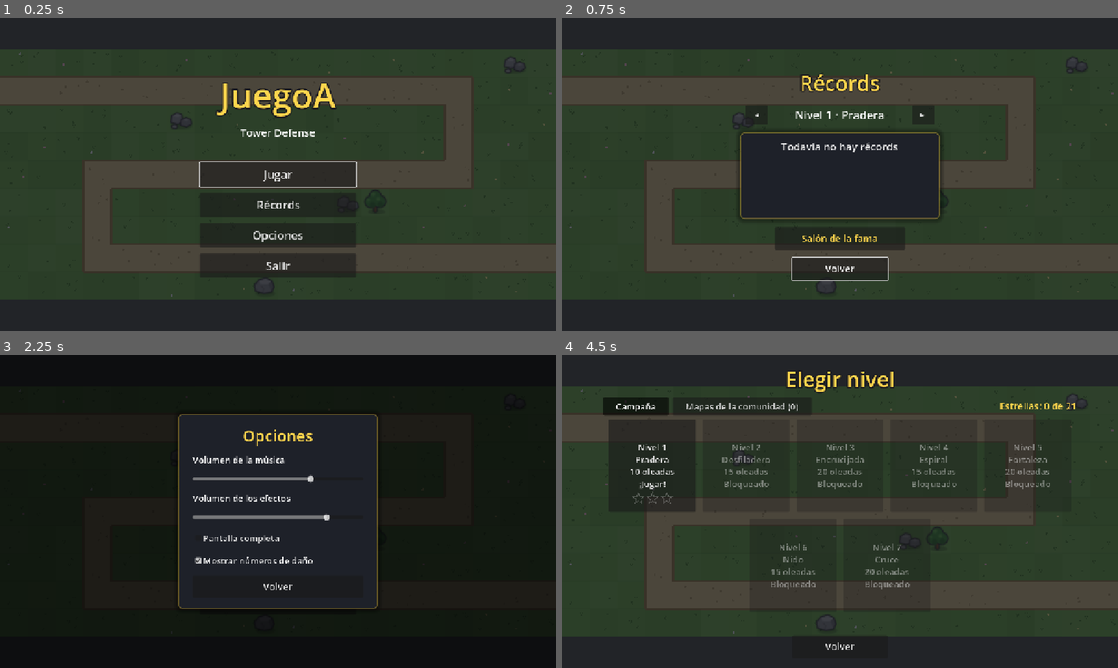
Above: before the commit, frames 1-4 (two rows, left to right).
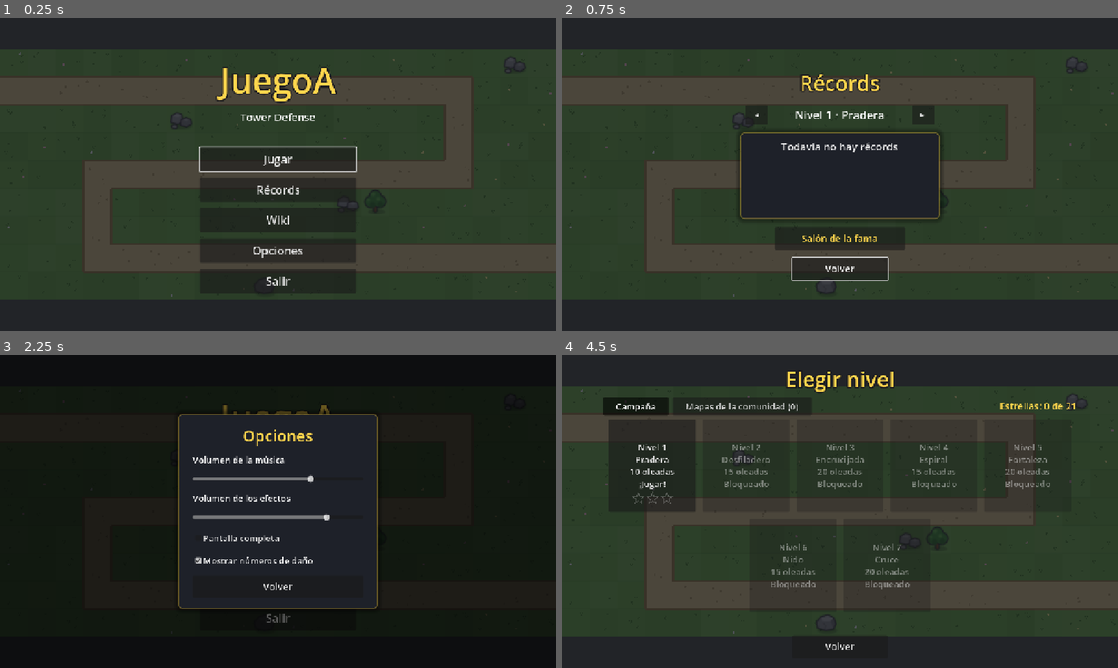
Above: after the commit, the same moments.

Repository: pasaporteN25/MonstersAndCanons
Game: Godot game, scene res://scenes/ui/main_menu.tscn
The game is run twice, just before and just after one commit, with the same random seed, the same clock (stepped at 60 frames per second) and the same inputs.
Inputs (mouse positions are in pixels of both pictures, inside the frame that each line leads up to):
- Up to frame 1 (0.25 s): no input
- Up to frame 2 (0.75 s): click "Récords" at 0.5 s
- Up to frame 3 (2.25 s): click "Volver" at 1.25 s; click "Opciones" at 2 s
- Up to frame 4 (4.5 s): click (840, 558) at 2.75 s, where only the run after the commit has a clickable "Wiki"; click "Volver" at 3.5 s; click "Jugar" at 4.25 s

The runs differ from the first frame. In frame 1, 4.5% of the frame differs, in the area x 35-65%, y 15-88%; in frame 2, nothing differs; in frame 3, 0.2%; in frame 4, nothing differs.

Commit message:
T112: pantalla Wiki (solapas, lista, detalle) y botón en el menú principal
Co-Authored-By: Claude Sonnet 5.5 <noreply@anthropic.com>

Diff:
--- a/data/wiki/efectos.json
+++ b/data/wiki/efectos.json
@@ -1,6 +1,6 @@
 {
  "version": 1,
- "titulo": "Efectos: ralentización, fuego, área y rayos",
+ "titulo": "Efectos de las torres",
  "subtitulo": "Lo que hacen las torres además de dañar",
  "orden": 5,
  "bloques": [
--- a/scenes/ui/main_menu.gd
+++ b/scenes/ui/main_menu.gd
@@ -1,9 +1,10 @@
-# Menú principal (RF-110): Jugar, Récords, Opciones, Salir. En el modo de pruebas, además, el
+# Menú principal (RF-110): Jugar, Récords, Wiki, Opciones, Salir. En el modo de pruebas, además, el
 # Editor de mapas (RF-210).
 extends Control
 
 @onready var _play_button: Button = %PlayButton
 @onready var _records_button: Button = %RecordsButton
+@onready var _wiki_button: Button = %WikiButton
 @onready var _editor_button: Button = %EditorButton
 @onready var _options_button: Button = %OptionsButton
 @onready var _quit_button: Button = %QuitButton
@@ -13,6 +14,7 @@
 func _ready() -> void:
 	_play_button.pressed.connect(GameFlow.go_to_level_select)
 	_records_button.pressed.connect(GameFlow.go_to_records)  # RF-195
+	_wiki_button.pressed.connect(GameFlow.go_to_wiki)  # RF-230
 	_editor_button.visible = DevMode.enabled  # RF-210: el juego normal y el APK no lo tienen
 	_editor_button.pressed.connect(GameFlow.go_to_editor)
 	_options_button.pressed.connect(_options.open)
--- a/scenes/ui/main_menu.tscn
+++ b/scenes/ui/main_menu.tscn
@@ -72,6 +72,13 @@
 theme_override_font_sizes/font_size = 26
 text = "Récords"
 
+[node name="WikiButton" type="Button" parent="Center/Rows"]
+unique_name_in_owner = true
+custom_minimum_size = Vector2(0, 56)
+layout_mode = 2
+theme_override_font_sizes/font_size = 26
+text = "Wiki"
+
 [node name="EditorButton" type="Button" parent="Center/Rows"]
 unique_name_in_owner = true
 visible = false
--- /dev/null
+++ b/scenes/ui/wiki_icon.gd
@@ -0,0 +1,19 @@
+# El dibujo de una entrada de la wiki: sus capas de textura, de atrás para adelante, ocupando todo
+# el espacio (los dibujos del juego son cuadrados). Una torre son dos capas: base y torreta.
+class_name WikiIcon
+extends Control
+
+var layers: Array[Texture2D] = []
+
+
+func setup(textures: Array[Texture2D], icon_size: float) -> WikiIcon:
+	layers = textures
+	custom_minimum_size = Vector2(icon_size, icon_size)
+	mouse_filter = Control.MOUSE_FILTER_IGNORE
+	texture_filter = CanvasItem.TEXTURE_FILTER_LINEAR_WITH_MIPMAPS  # D-023
+	return self
+
+
+func _draw() -> void:
+	for texture: Texture2D in layers:
+		draw_texture_rect(texture, Rect2(Vector2.ZERO, size), false)
--- /dev/null
+++ b/scenes/ui/wiki_screen.gd
@@ -0,0 +1,349 @@
+# La Wiki (RF-230 a RF-232, D-035): solapas de categoría, lista de entradas y detalle.
+# La pantalla NO sabe qué es un enemigo ni una torre: dibuja lo que le da `Wiki` (categorías →
+# entradas → bloques). Agregar contenido nuevo no obliga a tocar este archivo.
+extends Control
+
+const GOLD: Color = Color(1, 0.84, 0.3)
+const MUTED: Color = Color(0.72, 0.76, 0.84)
+const LIST_WIDTH: float = 320.0
+const ICON_BIG: float = 112.0
+const ICON_SMALL: float = 40.0
+
+## Se llama al salir (Volver o Esc). Es una "costura": los tests la reemplazan para no cambiar de pantalla.
+var on_leave: Callable = GameFlow.go_to_main_menu
+
+var _categories: Array[WikiCategory] = []
+var _category: WikiCategory
+var _entry: WikiEntry
+var _tab_group := ButtonGroup.new()
+var _entry_group := ButtonGroup.new()
+var _tabs: HBoxContainer
+var _list: VBoxContainer
+var _list_scroll: ScrollContainer
+var _detail: VBoxContainer
+var _detail_scroll: ScrollContainer
+var _back_button: Button
+var _tab_buttons: Dictionary = {}
+var _entry_buttons: Dictionary = {}
+
+
+func _ready() -> void:
+	_categories = Wiki.categories(GameFlow.campaign.levels)
+	_build_layout()
+	for category: WikiCategory in _categories:
+		_add_tab(category)
+	if not _categories.is_empty():
+		show_category(_categories[0].id)
+	Audio.add_click_sounds(self)
+	_focus_first_entry()
+
+
+# --- Lo que se puede consultar (los tests, y después un buscador o un enlace desde la partida) ---
+
+func category_ids() -> Array[StringName]:
+	var ids: Array[StringName] = []
+	for category: WikiCategory in _categories:
+		ids.append(category.id)
+	return ids
+
+
+func entry_ids() -> Array[StringName]:
+	var ids: Array[StringName] = []
+	if _category != null:
+		for entry: WikiEntry in _category.entries:
+			ids.append(entry.id)
+	return ids
+
+
+func current_category() -> StringName:
+	return _category.id if _category != null else &""
+
+
+func current_entry() -> StringName:
+	return _entry.id if _entry != null else &""
+
+
+## Todo el texto que se ve en el detalle (títulos, párrafos, datos y tablas).
+func detail_text() -> String:
+	var parts: PackedStringArray = []
+	for label: Node in _detail.find_children("*", "Label", true, false):
+		parts.append((label as Label).text)
+	return "\n".join(parts)
+
+
+func tab_text(category_id: StringName) -> String:
+	return (_tab_buttons[category_id] as Button).text if _tab_buttons.has(category_id) else ""
+
+
+# --- Cambiar de categoría y de entrada ---
+
+## Muestra una categoría y su primera entrada. Un id que no existe no hace nada.
+func show_category(category_id: StringName) -> void:
+	for category: WikiCategory in _categories:
+		if category.id == category_id:
+			_category = category
+	if _category == null or _category.id != category_id:
+		return
+	(_tab_buttons[category_id] as Button).set_pressed_no_signal(true)
+	_fill_list()
+	if not _category.entries.is_empty():
+		show_entry(_category.entries[0].id)
+
+
+## Muestra una entrada de la categoría actual. Un id que no existe no hace nada.
+func show_entry(entry_id: StringName) -> void:
+	var entry: WikiEntry = _category.find(entry_id) if _category != null else null
+	if entry == null:
+		return
+	_entry = entry
+	var button: Button = _entry_buttons[entry_id]
+	button.set_pressed_no_signal(true)
+	_reveal.call_deferred(button)  # que la elegida no quede fuera de la lista
+	_fill_detail(entry)
+
+
+## Desplaza la lista hasta el botón (si todavía existe: la lista se puede haber rearmado).
+func _reveal(button: Button) -> void:
+	if is_instance_valid(button) and _list_scroll.is_ancestor_of(button):
+		_list_scroll.ensure_control_visible(button)
+
+
+## Abre la categoría y la entrada que se pidan (para enlazar desde otro lado, B-15).
+func show_target(category_id: StringName, entry_id: StringName) -> void:
+	show_category(category_id)
+	show_entry(entry_id)
+
+
+func _switch_category(step: int) -> void:
+	if _categories.is_empty():
+		return
+	var index: int = _categories.find(_category)
+	show_category(_categories[posmod(index + step, _categories.size())].id)
+	_focus_first_entry()
+
+
+func _focus_first_entry() -> void:
+	if _category != null and not _category.entries.is_empty():
+		(_entry_buttons[_category.entries[0].id] as Button).grab_focus()
+	else:
+		_back_button.grab_focus()
+
+
+# --- Armar la pantalla ---
+
+func _build_layout() -> void:
+	var margin := MarginContainer.new()
+	margin.set_anchors_and_offsets_preset(Control.PRESET_FULL_RECT)
+	for side: String in ["left", "top", "right", "bottom"]:
+		margin.add_theme_constant_override("margin_" + side, 28 if side != "top" else 18)
+	add_child(margin)
+	var rows := VBoxContainer.new()
+	rows.add_theme_constant_override("separation", 10)
+	margin.add_child(rows)
+
+	var title := Label.new()
+	title.text = "Wiki"
+	title.horizontal_alignment = HORIZONTAL_ALIGNMENT_CENTER
+	title.add_theme_font_size_override("font_size", 44)
+	title.add_theme_color_override("font_color", GOLD)
+	title.add_theme_color_override("font_outline_color", Color(0.1, 0.1, 0.12))
+	title.add_theme_constant_override("outline_size", 10)
+	rows.add_child(title)
+
+	_tabs = HBoxContainer.new()
+	_tabs.alignment = BoxContainer.ALIGNMENT_CENTER
+	_tabs.add_theme_constant_override("separation", 10)
+	rows.add_child(_tabs)
+
+	var body := HBoxContainer.new()
+	body.size_flags_vertical = Control.SIZE_EXPAND_FILL
+	body.add_theme_constant_override("separation", 14)
+	rows.add_child(body)
+
+	var list_panel := _panel()
+	list_panel.custom_minimum_size = Vector2(LIST_WIDTH, 0)
+	body.add_child(list_panel)
+	_list_scroll = _scroll()
+	list_panel.add_child(_list_scroll)
+	_list = VBoxContainer.new()
+	_list.size_flags_horizontal = Control.SIZE_EXPAND_FILL
+	_list.add_theme_constant_override("separation", 4)
+	_list_scroll.add_child(_list)
+
+	var detail_panel := _panel()
+	detail_panel.size_flags_horizontal = Control.SIZE_EXPAND_FILL
+	body.add_child(detail_panel)
+	_detail_scroll = _scroll()
+	detail_panel.add_child(_detail_scroll)
+	_detail = VBoxContainer.new()
+	_detail.size_flags_horizontal = Control.SIZE_EXPAND_FILL
+	_detail.add_theme_constant_override("separation", 10)
+	_detail_scroll.add_child(_detail)
+
+	_back_button = Button.new()
+	_back_button.text = "Volver"
+	_back_button.custom_minimum_size = Vector2(220, 48)
+	_back_button.size_flags_horizontal = Control.SIZE_SHRINK_CENTER
+	_back_button.add_theme_font_size_override("font_size", 22)
+	_back_button.pressed.connect(_leave)
+	rows.add_child(_back_button)
+
+
+func _panel() -> PanelContainer:
+	var panel := PanelContainer.new()
+	var style: StyleBoxFlat = (load("res://assets/ui/panel_style.tres") as StyleBoxFlat).duplicate()
+	style.set_content_margin_all(14)
+	panel.add_theme_stylebox_override("panel", style)
+	panel.size_flags_vertical = Control.SIZE_EXPAND_FILL
+	return panel
+
+
+func _scroll() -> ScrollContainer:
+	var scroll := ScrollContainer.new()
+	scroll.horizontal_scroll_mode = ScrollContainer.SCROLL_MODE_DISABLED
+	scroll.size_flags_horizontal = Control.SIZE_EXPAND_FILL
+	scroll.size_flags_vertical = Control.SIZE_EXPAND_FILL
+	return scroll
+
+
+func _add_tab(category: WikiCategory) -> void:
+	var button := Button.new()
+	button.text = category.title
+	button.toggle_mode = true
+	button.button_group = _tab_group
+	button.focus_mode = Control.FOCUS_NONE  # ◄/► cambian de solapa; ▲/▼ recorren la lista
+	button.custom_minimum_size = Vector2(150, 46)
+	button.add_theme_font_size_override("font_size", 22)
+	button.pressed.connect(func() -> void:
+		show_category(category.id)
+		_focus_first_entry())
+	_tabs.add_child(button)
+	_tab_buttons[category.id] = button
+
+
+func _fill_list() -> void:
+	_clear(_list)
+	_entry_buttons.clear()
+	_list_scroll.scroll_vertical = 0
+	for entry: WikiEntry in _category.entries:
+		var button := Button.new()
+		button.toggle_mode = true
+		button.button_group = _entry_group
+		button.alignment = HORIZONTAL_ALIGNMENT_LEFT
+		button.custom_minimum_size = Vector2(0, ICON_SMALL + 14)
+		button.pressed.connect(show_entry.bind(entry.id))
+		button.focus_entered.connect(show_entry.bind(entry.id))  # con el teclado se ve el detalle al pasar
+		var row := HBoxContainer.new()
+		row.set_anchors_and_offsets_preset(Control.PRESET_FULL_RECT)
+		row.offset_left = 8
+		row.offset_right = -8
+		row.mouse_filter = Control.MOUSE_FILTER_IGNORE
+		row.add_theme_constant_override("separation", 10)
+		button.add_child(row)
+		if not entry.icon.is_empty():
+			row.add_child(WikiIcon.new().setup(entry.icon, ICON_SMALL))
+		var label := Label.new()
+		label.text = entry.title
+		label.size_flags_vertical = Control.SIZE_SHRINK_CENTER
+		label.size_flags_horizontal = Control.SIZE_EXPAND_FILL
+		label.text_overrun_behavior = TextServer.OVERRUN_TRIM_ELLIPSIS  # un título largo no se sale del botón
+		label.tooltip_text = entry.title
+		label.mouse_filter = Control.MOUSE_FILTER_IGNORE
+		label.add_theme_font_size_override("font_size", 21)
+		row.add_child(label)
+		_list.add_child(button)
+		_entry_buttons[entry.id] = button
+		Audio.add_click_sounds(button)
+
+
+func _fill_detail(entry: WikiEntry) -> void:
+	_clear(_detail)
+	_detail_scroll.scroll_vertical = 0
+	var header := HBoxContainer.new()
+	header.add_theme_constant_override("separation", 16)
+	_detail.add_child(header)
+	if not entry.icon.is_empty():
+		header.add_child(WikiIcon.new().setup(entry.icon, ICON_BIG))
+	var names := VBoxContainer.new()
+	names.size_flags_vertical = Control.SIZE_SHRINK_CENTER
+	header.add_child(names)
+	names.add_child(_label(entry.title, 36, GOLD))
+	if entry.subtitle != "":
+		names.add_child(_label(entry.subtitle, 20, MUTED))
+	for block: Dictionary in entry.blocks:
+		_add_block(block)
+
+
+func _add_block(block: Dictionary) -> void:
+	match block["tipo"]:
+		WikiEntry.KIND_HEADING:
+			var heading: Label = _label(block["texto"], 24, GOLD)
+			heading.add_theme_constant_override("line_spacing", 0)
+			_detail.add_child(_spaced(heading, 8))
+		WikiEntry.KIND_TEXT:
+			_detail.add_child(_wrapped(block["texto"], 19))
+		WikiEntry.KIND_FACTS:
+			var grid := GridContainer.new()
+			grid.columns = 2
+			grid.add_theme_constant_override("h_separation", 24)
+			grid.add_theme_constant_override("v_separation", 4)
+			for row: Array in block["filas"]:
+				grid.add_child(_label(row[0], 19, MUTED))
+				grid.add_child(_label(row[1], 19))
+			_detail.add_child(grid)
+		WikiEntry.KIND_TABLE:
+			var rows: Array = block["filas"]
+			var grid := GridContainer.new()
+			grid.columns = (rows[0] as Array).size()
+			grid.add_theme_constant_override("h_separation", 26)
+			grid.add_theme_constant_override("v_separation", 4)
+			for r: int in rows.size():
+				for cell: String in rows[r]:
+					grid.add_child(_label(cell, 19, GOLD if r == 0 else Color.WHITE))
+			_detail.add_child(grid)
+
+
+func _label(text: String, font_size: int, color: Color = Color.WHITE) -> Label:
+	var label := Label.new()
+	label.text = text
+	label.add_theme_font_size_override("font_size", font_size)
+	label.add_theme_color_override("font_color", color)
+	return label
+
+
+func _wrapped(text: String, font_size: int) -> Label:
+	var label: Label = _label(text, font_size)
+	label.autowrap_mode = TextServer.AUTOWRAP_WORD_SMART
+	label.size_flags_horizontal = Control.SIZE_EXPAND_FILL
+	return label
+
+
+func _spaced(node: Control, top: int) -> MarginContainer:
+	var margin := MarginContainer.new()
+	margin.add_theme_constant_override("margin_top", top)
+	margin.add_child(node)
+	return margin
+
+
+func _clear(container: Node) -> void:
+	for child: Node in container.get_children():
+		container.remove_child(child)
+		child.queue_free()
+
+
+# --- Salir y teclado ---
+
+func _leave() -> void:
+	on_leave.call()
+
+
+func _unhandled_input(event: InputEvent) -> void:
+	if event.is_action_pressed("cancel"):  # Esc, o "atrás" en Android (RF-142)
+		get_viewport().set_input_as_handled()
+		_leave()
+	elif event.is_action_pressed("ui_left"):
+		get_viewport().set_input_as_handled()
+		_switch_category(-1)
+	elif event.is_action_pressed("ui_right"):
+		get_viewport().set_input_as_handled()
+		_switch_category(1)
--- /dev/null
+++ b/scenes/ui/wiki_screen.tscn
@@ -0,0 +1,26 @@
+[gd_scene format=3]
+
+[ext_resource type="Script" path="res://scenes/ui/wiki_screen.gd" id="1_wiki"]
+[ext_resource type="Script" path="res://scenes/ui/menu_background.gd" id="2_bg"]
+
+[node name="WikiScreen" type="Control"]
+layout_mode = 3
+anchors_preset = 15
+anchor_right = 1.0
+anchor_bottom = 1.0
+grow_horizontal = 2
+grow_vertical = 2
+script = ExtResource("1_wiki")
+
+[node name="Background" type="Node2D" parent="."]
+script = ExtResource("2_bg")
+
+[node name="Dim" type="ColorRect" parent="."]
+layout_mode = 1
+anchors_preset = 15
+anchor_right = 1.0
+anchor_bottom = 1.0
+grow_horizontal = 2
+grow_vertical = 2
+mouse_filter = 2
+color = Color(0.07, 0.08, 0.1, 0.82)
--- a/scripts/autoload/game_flow.gd
+++ b/scripts/autoload/game_flow.gd
@@ -7,6 +7,7 @@
 const LEVEL_SELECT_SCENE: String = "res://scenes/ui/level_select.tscn"
 const GAME_SCENE: String = "res://scenes/game/game.tscn"
 const RECORDS_SCENE: String = "res://scenes/ui/records_screen.tscn"
+const WIKI_SCENE: String = "res://scenes/ui/wiki_screen.tscn"
 const EDITOR_SCENE: String = "res://scenes/editor/map_editor.tscn"
 
 ## Índice del nivel de la campaña que se está jugando.
@@ -258,3 +259,11 @@
 	test_level = null
 	current_community = null
 	get_tree().change_scene_to_file(RECORDS_SCENE)
+
+
+## RF-230: la wiki.
+func go_to_wiki() -> void:
+	current_index = -1
+	test_level = null
+	current_community = null
+	get_tree().change_scene_to_file(WIKI_SCENE)
--- a/tests/test_menus_and_flow.gd
+++ b/tests/test_menus_and_flow.gd
@@ -96,7 +96,7 @@
 func test_main_menu_has_its_buttons() -> void:
 	var menu: Control = (load("res://scenes/ui/main_menu.tscn") as PackedScene).instantiate()
 	add_child_autofree(menu)
-	for button_name: String in ["PlayButton", "RecordsButton", "OptionsButton", "QuitButton"]:
+	for button_name: String in ["PlayButton", "RecordsButton", "WikiButton", "OptionsButton", "QuitButton"]:
 		assert_not_null(menu.get_node_or_null("%" + button_name), button_name)
 
 
--- /dev/null
+++ b/tests/test_wiki_screen.gd
@@ -0,0 +1,146 @@
+# Tests de la pantalla Wiki (T112, RF-230 a RF-232). La pantalla no cambia de escena: `on_leave`
+# es una costura que los tests reemplazan.
+extends GutTest
+
+const SCREEN: PackedScene = preload("res://scenes/ui/wiki_screen.tscn")
+
+var screen: Control
+var left: int = 0
+
+
+func before_each() -> void:
+	left = 0
+	screen = SCREEN.instantiate()
+	screen.on_leave = func() -> void: left += 1
+	add_child_autofree(screen)
+	await wait_frames(1)
+
+
+func _action(name: StringName) -> InputEventAction:
+	var event := InputEventAction.new()
+	event.action = name
+	event.pressed = true
+	return event
+
+
+# --- Solapas y lista ---
+
+func test_it_has_one_tab_per_category_and_starts_on_enemies() -> void:
+	assert_eq(screen.category_ids(), [&"enemigos", &"torres", &"guia"] as Array[StringName])
+	assert_eq(screen.current_category(), &"enemigos")
+	assert_eq(screen.tab_text(&"torres"), "Torres")
+	assert_eq(screen.entry_ids().size(), LevelFile.enemy_ids().size())
+
+
+func test_the_first_entry_is_shown_at_the_start() -> void:
+	assert_ne(screen.current_entry(), &"")
+	assert_eq(screen.current_entry(), screen.entry_ids()[0])
+	assert_gt(screen.detail_text().length(), 20)
+
+
+func test_changing_category_changes_the_list_and_the_detail() -> void:
+	screen.show_category(&"torres")
+	assert_eq(screen.current_category(), &"torres")
+	assert_true(screen.entry_ids().has(&"cannon"))
+	assert_false(screen.entry_ids().has(&"boss"))
+	assert_eq(screen.current_entry(), screen.entry_ids()[0], "abre la primera entrada")
+
+
+func test_an_unknown_category_or_entry_does_nothing() -> void:
+	screen.show_category(&"no_existe")
+	assert_eq(screen.current_category(), &"enemigos")
+	var before: StringName = screen.current_entry()
+	screen.show_entry(&"no_existe")
+	assert_eq(screen.current_entry(), before)
+
+
+# --- El detalle ---
+
+func test_an_enemy_shows_its_data() -> void:
+	screen.show_target(&"enemigos", &"boss")
+	var boss: EnemyData = load("res://data/enemies/boss.tres")
+	var text: String = screen.detail_text()
+	assert_string_contains(text, boss.display_name)
+	assert_string_contains(text, str(boss.max_health))
+	assert_string_contains(text, "Peligroso")
+	assert_string_contains(text, "Dónde aparece")
+
+
+func test_a_tower_shows_its_level_table() -> void:
+	screen.show_target(&"torres", &"cannon")
+	var text: String = screen.detail_text()
+	assert_string_contains(text, "Cañón")
+	assert_string_contains(text, "1 (construir)")
+	assert_string_contains(text, "3 (mejorar)")
+	assert_string_contains(text, "Daño/s")
+
+
+func test_an_article_shows_headings_and_paragraphs() -> void:
+	screen.show_target(&"guia", &"armadura_y_dano")
+	var text: String = screen.detail_text()
+	assert_string_contains(text, "Armadura y daño")
+	assert_string_contains(text, "El fuego ignora la armadura")
+
+
+func test_the_keys_article_draws_its_table() -> void:
+	screen.show_target(&"guia", &"teclas")
+	assert_string_contains(screen.detail_text(), "Espacio")
+
+
+func test_the_detail_is_rebuilt_and_not_piled_up() -> void:
+	screen.show_target(&"torres", &"basic")
+	var first: int = screen.detail_text().length()
+	for i: int in 5:
+		screen.show_entry(&"basic")
+	assert_eq(screen.detail_text().length(), first)
+	await wait_frames(1)
+	assert_eq(screen.detail_text().length(), first)
+
+
+func test_every_entry_of_every_category_can_be_shown() -> void:
+	for category_id: StringName in screen.category_ids():
+		screen.show_category(category_id)
+		for entry_id: StringName in screen.entry_ids():
+			screen.show_entry(entry_id)
+			assert_eq(screen.current_entry(), entry_id)
+			assert_string_contains(screen.detail_text(), "\n", "%s sin contenido" % entry_id)
+
+
+# --- Botones y teclado ---
+
+func test_clicking_a_tab_and_an_entry_works() -> void:
+	var tabs: Array = screen.find_children("*", "Button", true, false).filter(func(b: Node) -> bool: return (b as Button).text == "Torres")
+	assert_eq(tabs.size(), 1)
+	(tabs[0] as Button).pressed.emit()
+	assert_eq(screen.current_category(), &"torres")
+	var buttons: Array = screen.find_children("*", "Button", true, false).filter(func(b: Node) -> bool: return (b as Button).toggle_mode and (b as Button).get_child_count() > 0)
+	assert_eq(buttons.size(), screen.entry_ids().size())
+	(buttons[2] as Button).pressed.emit()
+	assert_eq(screen.current_entry(), screen.entry_ids()[2])
+
+
+func test_left_and_right_switch_category_and_wrap_around() -> void:
+	screen._unhandled_input(_action(&"ui_right"))
+	assert_eq(screen.current_category(), &"torres")
+	screen._unhandled_input(_action(&"ui_right"))
+	screen._unhandled_input(_action(&"ui_right"))
+	assert_eq(screen.current_category(), &"enemigos", "da la vuelta")
+	screen._unhandled_input(_action(&"ui_left"))
+	assert_eq(screen.current_category(), &"guia")
+
+
+func test_escape_and_back_leave() -> void:
+	screen._unhandled_input(_action(&"cancel"))
+	assert_eq(left, 1)
+	var back: Array = screen.find_children("*", "Button", true, false).filter(func(b: Node) -> bool: return (b as Button).text == "Volver")
+	(back[0] as Button).pressed.emit()
+	assert_eq(left, 2)
+
+
+func test_the_main_menu_has_the_wiki_button() -> void:
+	var menu: Control = load("res://scenes/ui/main_menu.tscn").instantiate()
+	add_child_autofree(menu)
+	var button: Button = menu.get_node("%WikiButton")
+	assert_eq(button.text, "Wiki")
+	assert_true(button.visible)
+	assert_true(button.pressed.is_connected(GameFlow.go_to_wiki))
Not shown, added: scenes/ui/wiki_icon.gd.uid
Not shown, added: scenes/ui/wiki_screen.gd.uid
Not shown, changed: specs/03-tareas.md
